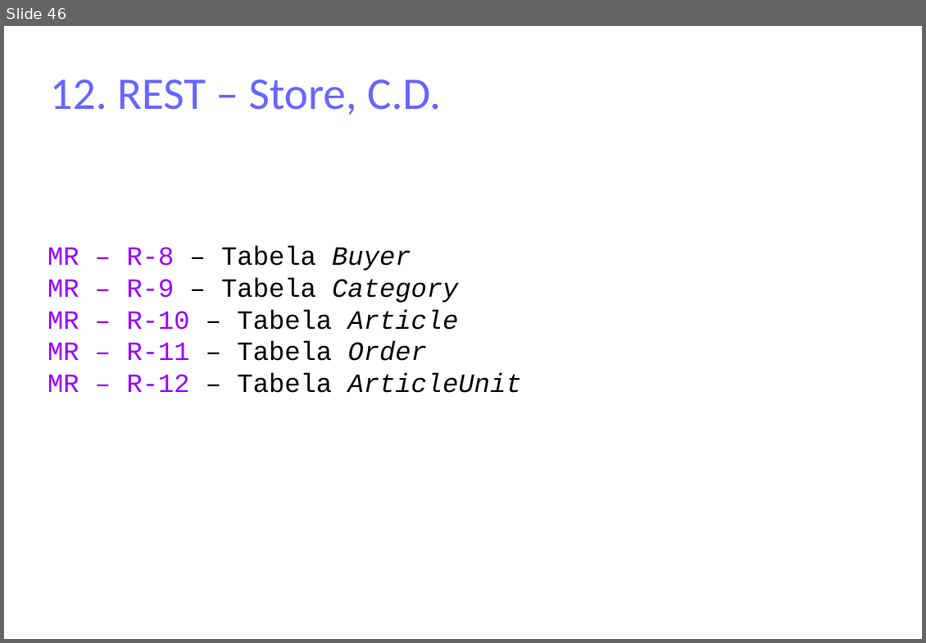
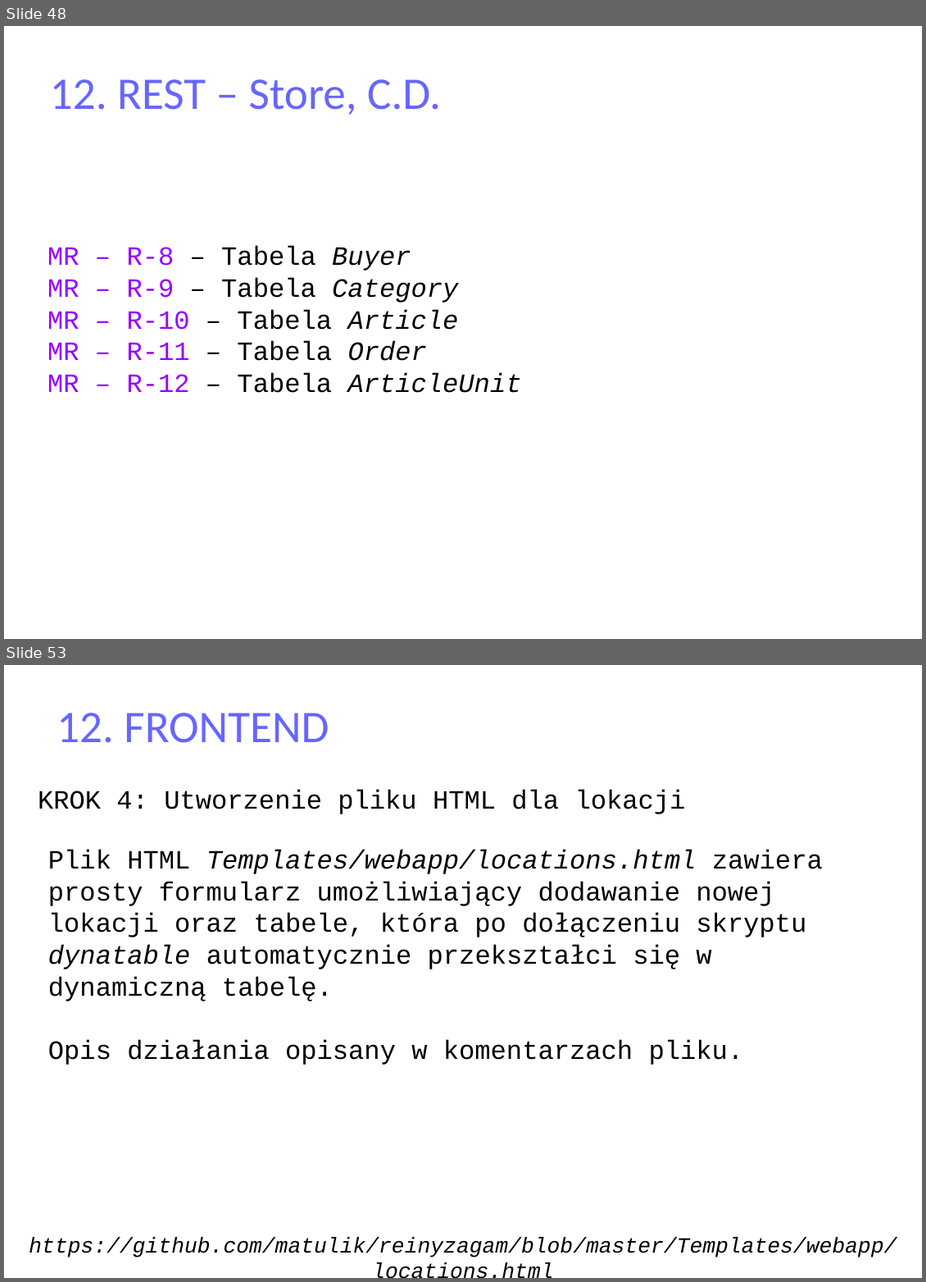
Before and after one commit to matulik/reinyzagam, a slide deck: Docs/presentation.odp. Shown one above the other, each under a label of ours: slide 46 before the commit, slides 48 and 53 after it; the slides between them are not shown. The pictures are 926x643 and 926x1282 pixels, drawn with LibreOffice and Linux fonts; fonts in the diff are those of the drawing. Boxes give left, top, right and bottom in pixels: in the first picture for what was removed or moved away, otherwise in the second. Text is boxed around its words. In the diff, an @@ line names an element or a change of style, - is before the commit and + after.

```diff
--- a/Docs/presentation.odp
+++ b/Docs/presentation.odp
@@ slide 53 added at bbox=[4, 665, 922, 1278], background #FFFFFF @@
@@ title added at bbox=[56, 713, 329, 743], 37.7 pt, text #6666FF @@
+12. FRONTEND
@@ text added at bbox=[38, 790, 686, 814], 22 pt, text #000000 @@
+KROK 4: Utworzenie pliku HTML dla lokacji
@@ text added at bbox=[48, 849, 823, 1064], 22 pt, text #000000 @@
+Plik HTML Templates/webapp/locations.html zawiera prosty formularz umożliwiający dodawanie nowej lokacji oraz tabele, która po dołączeniu skryptu dynatable automatycznie przekształci się w dynamiczną tabelę.
+Opis działania opisany w komentarzach pliku.
@@ text added at bbox=[29, 1237, 897, 1257], 18 pt, text #000000, italic @@
+https://github.com/matulik/reinyzagam/blob/master/Templates/webapp/locations.html
@@ what was slide 46 is now slide 48 @@
```
Also in this commit, not shown: 5 slides changed, 11 other slides added, 3 slides removed, 8 other files.
